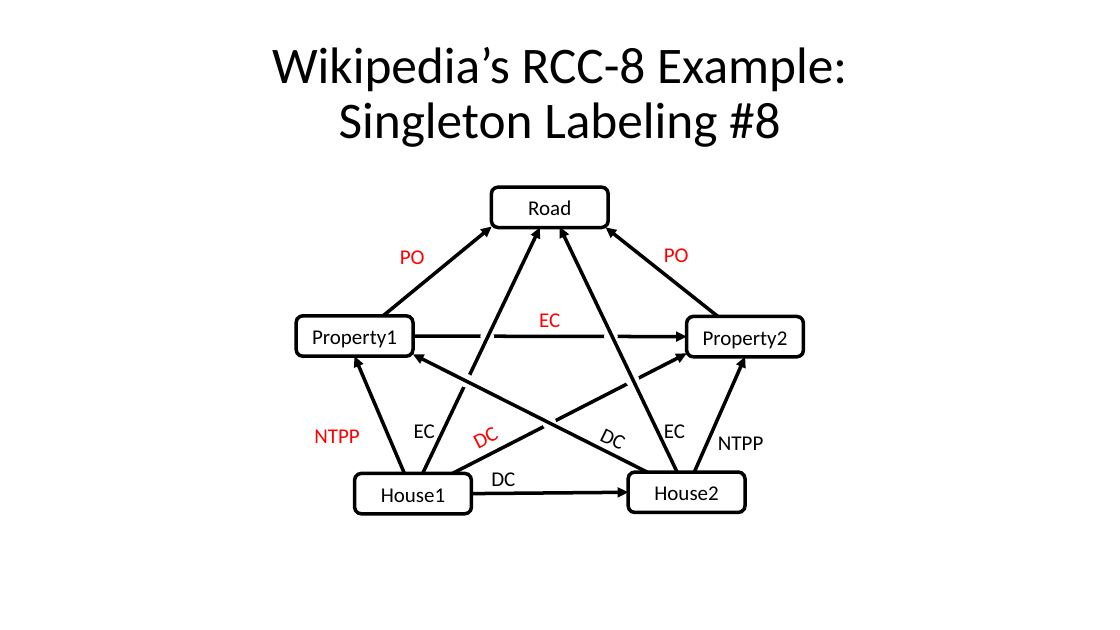
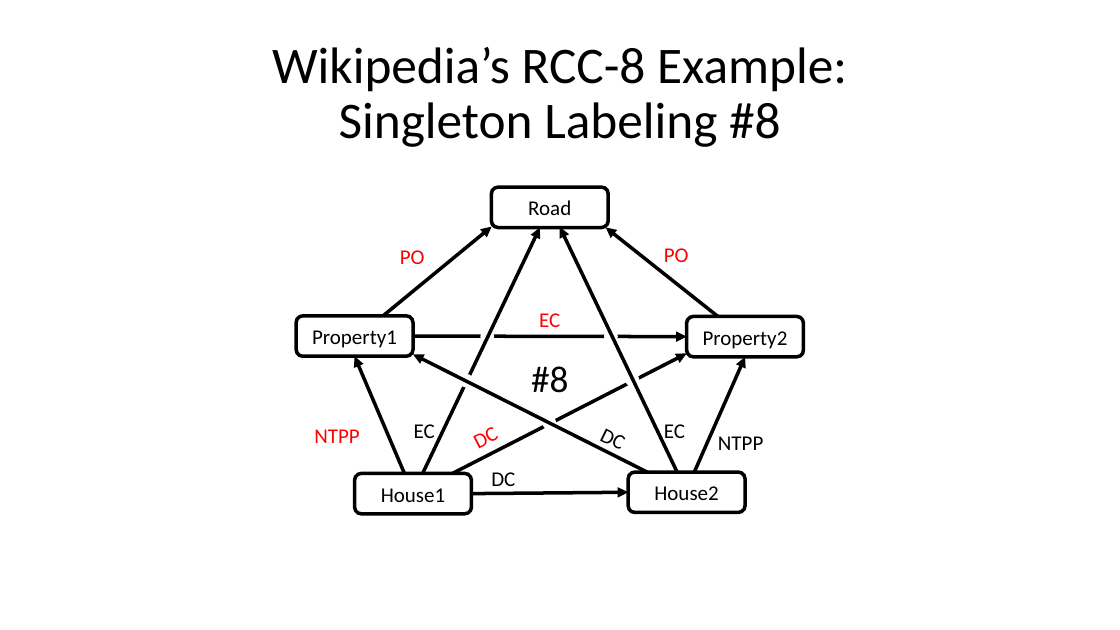
Before and after one commit to alreich/qualreas, a slide deck: slide 13 of Misc/wikipedia_rcc8_figure.pptx. Drawn at 1120x630 pixels with LibreOffice and Linux fonts; fonts in the diff are those of the drawing. Boxes give left, top, right and bottom in pixels: in the first picture for what was removed or moved away, otherwise in the second. Text is boxed around its words. In the diff, an @@ line names an element or a change of style, - is before the commit and + after.

Commit message:
Reworked figs for each singleton labeling

```diff
--- a/Misc/wikipedia_rcc8_figure.pptx
+++ b/Misc/wikipedia_rcc8_figure.pptx
@@ text added at <box>531,366,568,393</box>, 32 pt, text #000000 @@
+#8
```
Also in this commit, not shown: 9 other slides changed, 10 other files.
